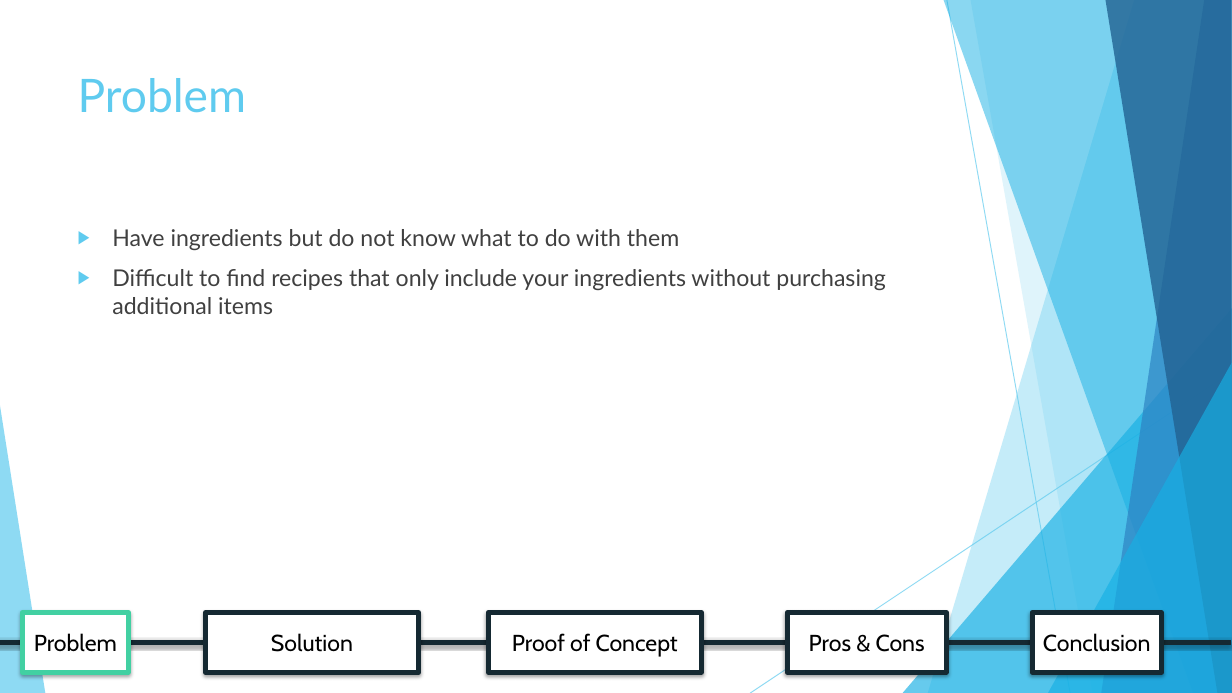
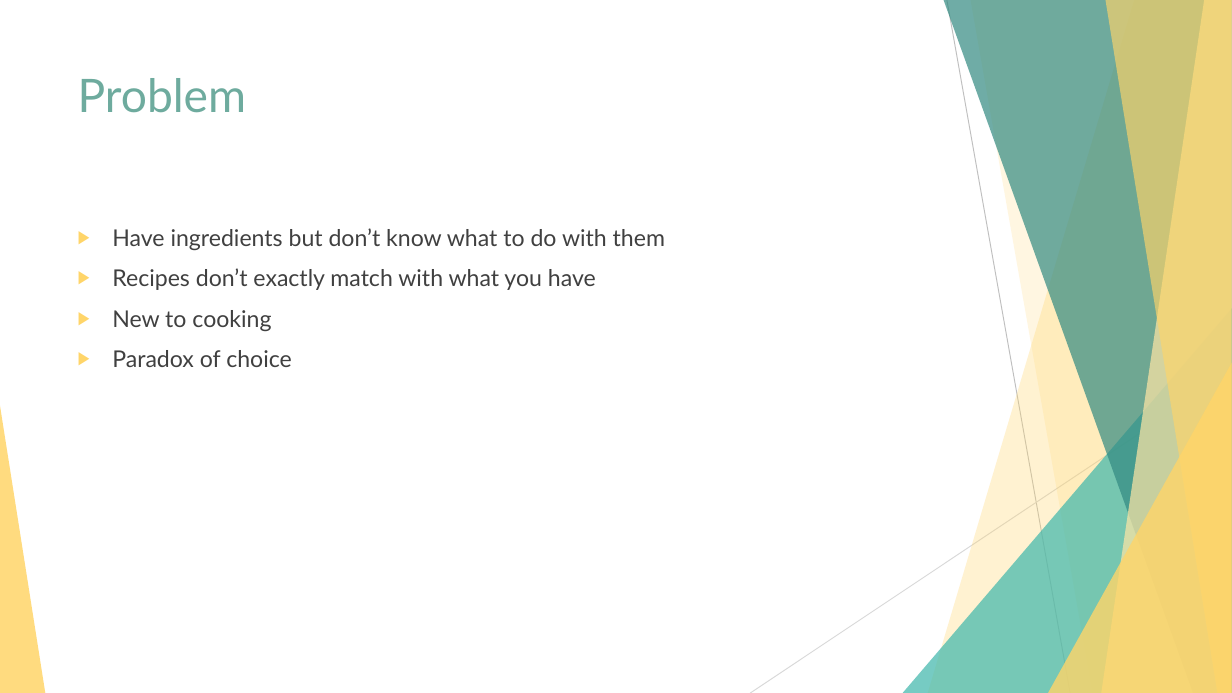
Before and after one commit to adrian760/RecipEZ, a slide deck: slide 2 of RecipEZ.pptx. Drawn at 1232x693 pixels with LibreOffice and Linux fonts; fonts in the diff are those of the drawing. Boxes give left, top, right and bottom in pixels: in the first picture for what was removed or moved away, otherwise in the second. Text is boxed around its words. In the diff, an @@ line names an element or a change of style, - is before the commit and + after.

Commit message:
Add files via upload
Final Presentation

```diff
--- a/RecipEZ.pptx
+++ b/RecipEZ.pptx
@@ freeform shape at (928,0,1232,693): fill #5FCBEF at 36% opacity to #FFD569 at 30% opacity @@
@@ freeform shape at (944,0,1232,693): fill #17B0E4 at 50% opacity to #318A81 at 70% opacity @@
@@ line (947, 0) - (1070, 693): stroke #5FCBEF 0.75 pt to #BFBFBF 0.75 pt @@
@@ freeform shape at (970,0,1232,693): fill #5FCBEF at 20% opacity to #FFD569 at 20% opacity @@
@@ freeform shape at (1102,0,1232,693): fill #2E83C3 at 70% opacity to #FFE6A5 at 70% opacity @@
@@ freeform shape at (1105,0,1232,693): fill #226292 at 80% opacity to #FFD569 at 65% opacity @@
@@ title "Problem" at (78,78,246,113): text colour #5FCBEF to #6EAB9E @@
@@ text at (112,228,665,367): text changed @@
-▶ Have ingredients but do not know what to do with them
-▶ Difficult to find recipes that only include your ingredients without purchasing additional items
+▶ Have ingredients but don’t know what to do with them
+▶ Recipes don’t exactly match with what you have
+▶ New to cooking
+▶ Paradox of choice
@@ triangle at (903,308,1232,693): fill #17B0E4 at 66% opacity to #42B8AC at 72% opacity @@
@@ line (1232, 372) - (750, 693): stroke #5FCBEF 0.75 pt to #D9D9D9 0.75 pt @@
@@ triangle at (1048,363,1232,693): fill #17B0E4 at 66% opacity to #FFD569 at 80% opacity @@
@@ triangle at (0,406,45,693): fill #5FCBEF at 70% opacity to #FFD569 at 85% opacity @@
@@ rectangle removed at (22,613,128,673) @@
-Problem
@@ rectangle removed at (205,613,418,673) @@
-Solution
@@ rectangle removed at (489,613,701,673) @@
-Proof of Concept
@@ rectangle removed at (787,613,946,673) @@
-Pros & Cons
@@ rectangle removed at (1032,613,1162,673) @@
-Conclusion
@@ line removed from (0, 642) to (1232, 642) @@
```
Also in this commit, not shown: 2 other slides changed, 4 slides added, 3 slides removed.
